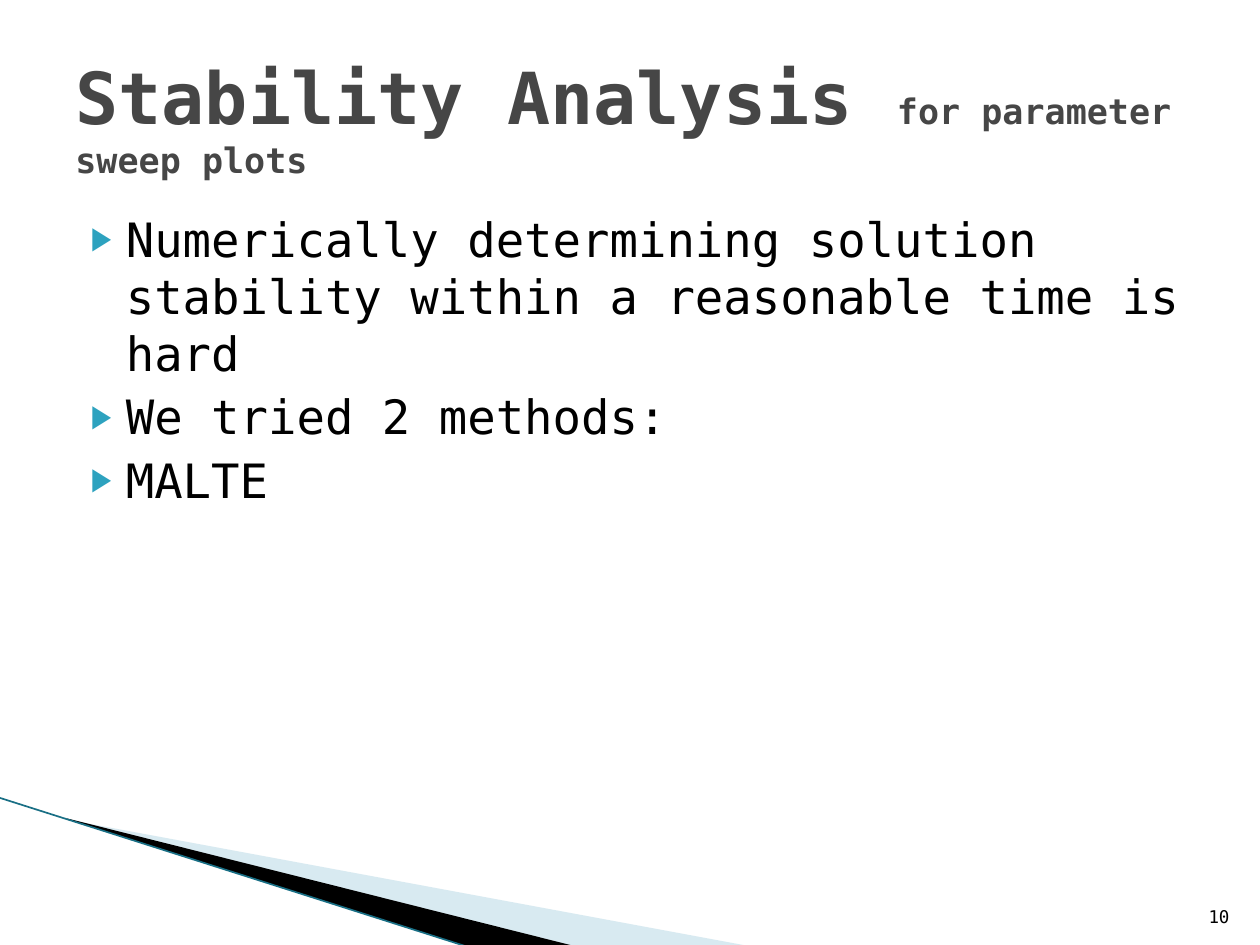
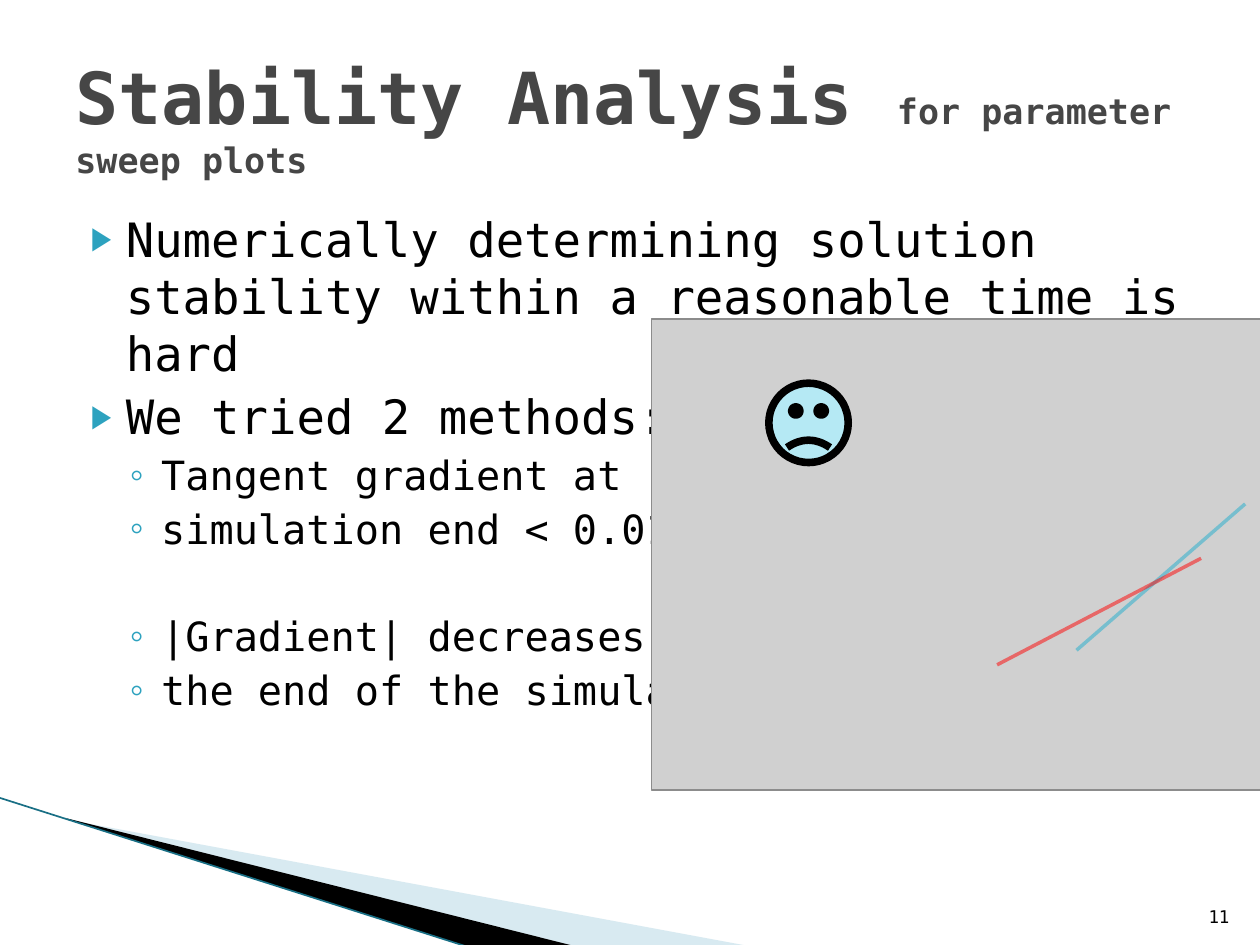
Before and after one commit to jleem10/GroupD_Phase2, a slide deck: slide 11 of PresentationPhase1.pptx (slide 10 before the commit). Drawn at 1260x945 pixels with LibreOffice and Linux fonts; fonts in the diff are those of the drawing; grey boxes stand for pictures; background and template pictures are left out. Boxes give left, top, right and bottom in pixels: in the first picture for what was removed or moved away, otherwise in the second. Text is boxed around its words. In the diff, an @@ line names an element or a change of style, - is before the commit and + after.

```diff
--- a/PresentationPhase1.pptx
+++ b/PresentationPhase1.pptx
@@ picture added at box(651, 319, 1260, 790) @@
@@ smiley face added at box(769, 383, 848, 462), fill #B5E9F4, outline #000000 4.33 pt @@
@@ text at box(161, 459, 767, 715): text changed; size 27 to 23 pt @@
-▶ MALTE
+  ◦ Tangent gradient at
+  ◦ simulation end < 0.01
+  ◦ |Gradient| decreases at
+  ◦ the end of the simulation
@@ line added from (1245, 504) to (1076, 650), #1FAECD 2 pt @@
@@ line added from (1201, 558) to (997, 665), #FF0000 2 pt @@
@@ page number at box(1209, 910, 1230, 923): text changed @@
-10
+11
```
Also in this commit, not shown: 1 slide added, 3 other files.
